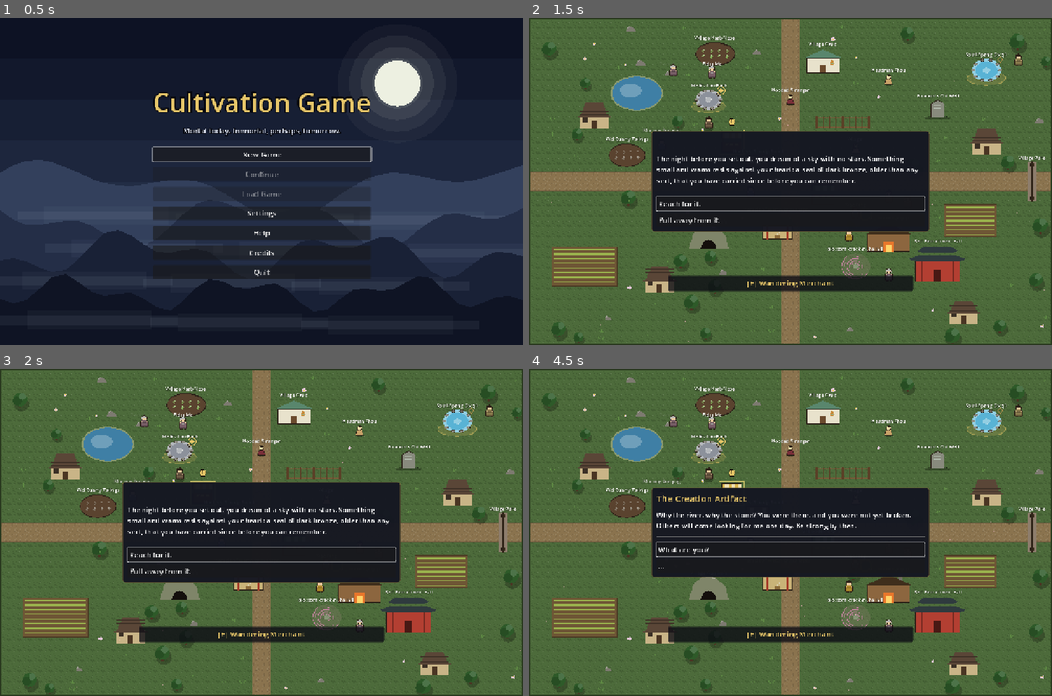
Above: before the commit, frames 1-4 (two rows, left to right).
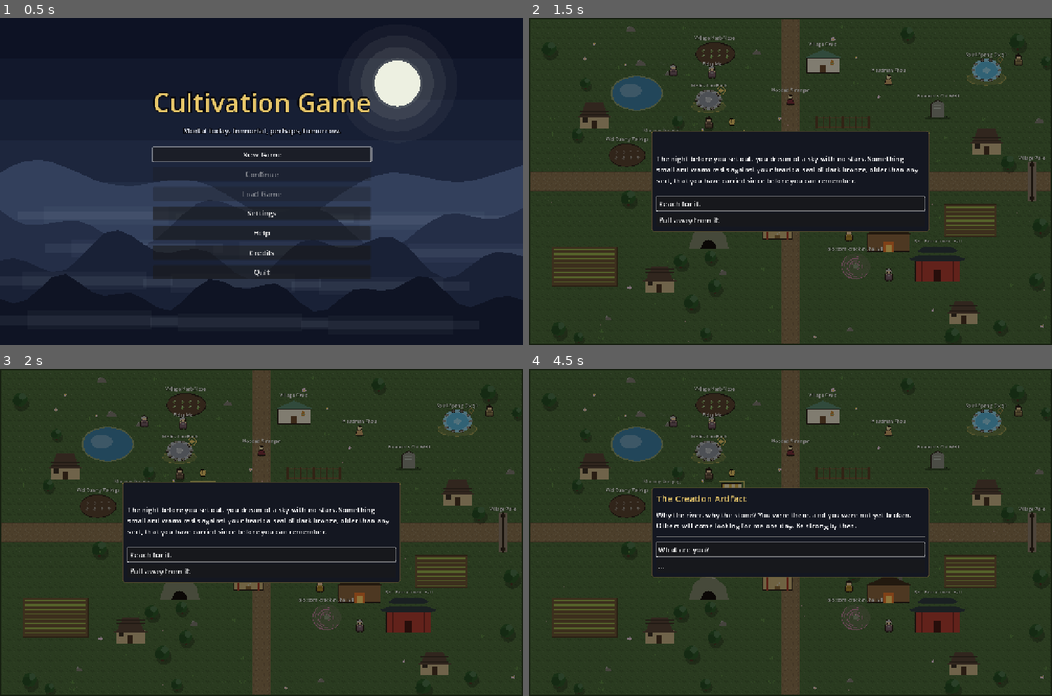
Above: after the commit, the same moments.

Repository: samridghimire/cultivation-game
Game: Godot game, scene res://src/ui/main_menu.tscn
Same seed, same stepped clock (60 frames per second), same inputs: the game is played once before the commit and once after it.
Inputs:
- Up to frame 1 (0.5 s): no input
- Up to frame 2 (1.5 s): click "New Game" at 0.5 s; click "Begin" at 1.25 s
- Up to frame 3 (2 s): no input
- Up to frame 4 (4.5 s): click "Reach for it." at 2 s; click "Protect those who cannot prot…" at 2.75 s; click "What are you?" at 3.5 s; click "Why me?" at 4.25 s

Frame 1 is identical in both runs. In frame 2, 82% of the frame differs, in the area x 0-100%, y 0-100%; in frame 3, 82%; in frame 4, 84%.

Commit message:
[GFX-017] Windows you can read
Opaque UIStyle.PANEL, full-screen dim backdrop and hidden interact prompt while a modal is open, log card fits its 1-4 lines, real bullet instead of the thin hint marker. Unit tests in test_modal_backdrop.gd.

Follow-ups: the first-hour shot script still shows the HUD cards over modals (it opens screens without _update_modal); not viewed after the change.

Co-Authored-By: Claude Sonnet 5.5 <noreply@anthropic.com>
Claude-Session: https://claude.ai/code/session_01L4vu8v49mPy1b7V38CTYEb

Diff:
--- a/src/ui/hud.gd
+++ b/src/ui/hud.gd
@@ -47,6 +47,7 @@
 var _currency: Label
 var _last_message_msec := 0
 var _prompt: Label
+var _backdrop: ColorRect  ## GFX-017: dims the world behind any open modal.
 var _key_bar: Label
 var _target_name := ""
 
@@ -59,6 +60,10 @@
 const GUIDE_MAX_LINES := 5  ## GFX-016: wrapped lines the "Next steps" card may show.
 const CARD_FADE_MARGIN := 16.0  ## GFX-016: the player this close to a card fades it.
 const CARD_FADE_ALPHA := 0.35
+const BACKDROP_ALPHA := 0.45  ## GFX-017
+const LOG_CARD_MIN_LINE_PX := 20  ## GFX-017: one log line, in content pixels.
+const LOG_CARD_MAX_LINES := 4
+const LOG_CARD_PADDING := 24.0  ## the panel's top and bottom margins
 var _choice_menu: ChoiceMenu
 var _threat_prompt: ThreatPrompt
 ## Toggleable modal screens keyed by the input action that opens them. Each
@@ -113,6 +118,12 @@
 	_prompt.horizontal_alignment = HORIZONTAL_ALIGNMENT_CENTER
 	add_child(_prompt)
 	_refresh_key_hints()
+	_backdrop = ColorRect.new()
+	_backdrop.color = Color(0, 0, 0, BACKDROP_ALPHA)
+	_backdrop.set_anchors_preset(Control.PRESET_FULL_RECT)
+	_backdrop.mouse_filter = Control.MOUSE_FILTER_STOP
+	_backdrop.visible = false
+	add_child(_backdrop)
 
 	_choice_menu = ChoiceMenu.new()
 	_choice_menu.closed.connect(_update_modal)
@@ -429,7 +440,8 @@
 	_hint.autowrap_mode = TextServer.AUTOWRAP_WORD_SMART
 	_hint.custom_minimum_size = Vector2(316, 0)
 	box.add_child(_hint)
-	_hint_badge = UIStyle.label("!", 14, UIStyle.ACCENT)
+	_hint_badge = UIStyle.label("●", 9, Color("9fd3c7"))  # GFX-017: a real bullet, not a thin "!" that reads as a bar
+	_hint_badge.position = Vector2(0, 3)
 	_hint_badge.visible = false
 	_hint.add_child(_hint_badge)
 	add_child(panel)
@@ -455,6 +467,8 @@
 	panel.add_child(_log)
 	add_child(panel)
 	_set_anchored_rect(panel, Vector4(0, 1, 0, 1), Vector4(16, -108, 416, -16))
+	_log.custom_minimum_size.y = LOG_CARD_MIN_LINE_PX
+	panel.offset_top = -16.0 - LOG_CARD_MIN_LINE_PX - LOG_CARD_PADDING
 	# Seed from the history so the log survives a world reload (travel, respawn).
 	var recent: Array = EventBus.history.slice(maxi(0, EventBus.history.size() - MAX_LOG_LINES))
 	for e: Dictionary in recent:
@@ -836,6 +850,7 @@
 		_log.clear()
 		for line: String in _log_lines:
 			_log.append_text(line)
+		_fit_log_card.call_deferred()
 		return
 	_repeat = 1
 	_last_text = text
@@ -846,6 +861,22 @@
 	if _log_lines.size() > MAX_LOG_LINES:
 		_log_lines.pop_front()
 		_log.remove_paragraph(0)
+	_fit_log_card.call_deferred()
+
+
+## GFX-017: the content height (px) the log card shows: its text, one to LOG_CARD_MAX_LINES lines.
+static func log_card_height(content_px: int) -> float:
+	return float(clampi(content_px, LOG_CARD_MIN_LINE_PX, LOG_CARD_MAX_LINES * LOG_CARD_MIN_LINE_PX))
+
+
+## Resizes the log card to its visible lines.
+func _fit_log_card() -> void:
+	if _log == null or _log_panel == null:
+		return
+	var h := log_card_height(_log.get_content_height())
+	_log.custom_minimum_size.y = h
+	_log_panel.offset_top = -16.0 - h - LOG_CARD_PADDING
+	_log_panel.size.y = 0.0
 
 
 func _log_line(color: Color, text: String) -> String:
@@ -1453,6 +1484,8 @@
 	# The status panel, hints and log hide behind modals; a time-skip overlay alone keeps them.
 	_status_panel.visible = not blocking
 	_log_panel.visible = not blocking
+	_backdrop.visible = blocking
+	_prompt.visible = not blocking
 	_update_guide_visibility()
 	_key_bar.visible = bool(Settings.get_value("key_help")) and not blocking
 	EventBus.ui_modal_changed.emit(blocking or _time_skip.visible)
--- a/src/ui/ui_style.gd
+++ b/src/ui/ui_style.gd
@@ -3,7 +3,7 @@
 ## Shared colors and small widget helpers so UI built in code looks consistent.
 
 const BG := Color("1b1d2b")
-const PANEL := Color(0.08, 0.09, 0.13, 0.97)
+const PANEL := Color(0.08, 0.09, 0.13, 1.0)  # GFX-017: opaque, so world labels never show through a window
 const ACCENT := Color("e8c76a")
 ## A dimmer gold for hints that are not yet confirmed.
 const HINT := Color("b5a46a")
--- /dev/null
+++ b/tests/unit/test_modal_backdrop.gd
@@ -0,0 +1,70 @@
+extends TestCase
+## GFX-017: an open modal dims the world and hides the interact prompt; the log card fits its lines.
+
+const HudScript := preload("res://src/ui/hud.gd")
+
+
+func _tree() -> SceneTree:
+	return Engine.get_main_loop() as SceneTree
+
+
+func _frames(n: int = 4) -> void:
+	for i in n:
+		await _tree().process_frame
+
+
+func test_panel_is_opaque() -> void:
+	assert_eq(UIStyle.PANEL.a, 1.0)
+
+
+func test_log_card_height_clamps_to_one_to_four_lines() -> void:
+	assert_eq(HudScript.log_card_height(0), 20.0)
+	assert_eq(HudScript.log_card_height(40), 40.0)
+	assert_eq(HudScript.log_card_height(400), 80.0)
+
+
+func test_backdrop_and_prompt_follow_modals() -> void:
+	var root := _tree().root
+	var gs: Node = root.get_node("GameState")
+	gs.start_session(CharacterFactory.create("Lin", gs.data, seeded_rng(5), "male"))
+	gs.pending_event = ""
+	var hud: CanvasLayer = load("res://src/ui/hud.tscn").instantiate()
+	root.add_child(hud)
+	await _frames()
+	hud.call("_update_modal")
+	var backdrop: ColorRect = hud.get("_backdrop")
+	var prompt: Label = hud.get("_prompt")
+	hud.call("_on_target_changed", "Elder Mo")
+	assert_true(not backdrop.visible)
+	assert_true(prompt.visible)
+	for action: String in ["toggle_inventory", "toggle_map"]:
+		var screen: Control = hud.get("_screens")[action]
+		screen.open()
+		hud.call("_update_modal")
+		assert_true(backdrop.visible, action + " dims the world")
+		assert_true(not prompt.visible, action + " hides the prompt")
+		screen.close()
+		hud.call("_update_modal")
+		assert_true(not backdrop.visible, action + " closed")
+		assert_true(prompt.visible)
+	hud.queue_free()
+	gs.end_session()
+
+
+func test_log_card_grows_with_lines() -> void:
+	var root := _tree().root
+	var gs: Node = root.get_node("GameState")
+	gs.start_session(CharacterFactory.create("Lin", gs.data, seeded_rng(5), "male"))
+	var hud: CanvasLayer = load("res://src/ui/hud.tscn").instantiate()
+	root.add_child(hud)
+	await _frames()
+	var panel: Control = hud.get("_log_panel")
+	hud.call("_on_message", "First line.", "info")
+	await _frames()
+	var one := panel.size.y
+	hud.call("_on_message", "Second line.", "info")
+	hud.call("_on_message", "Third line.", "info")
+	await _frames()
+	assert_true(panel.size.y > one, "three lines make a taller card than one (%s vs %s)" % [panel.size.y, one])
+	hud.queue_free()
+	gs.end_session()
Not shown, added: tests/unit/test_modal_backdrop.gd.uid
